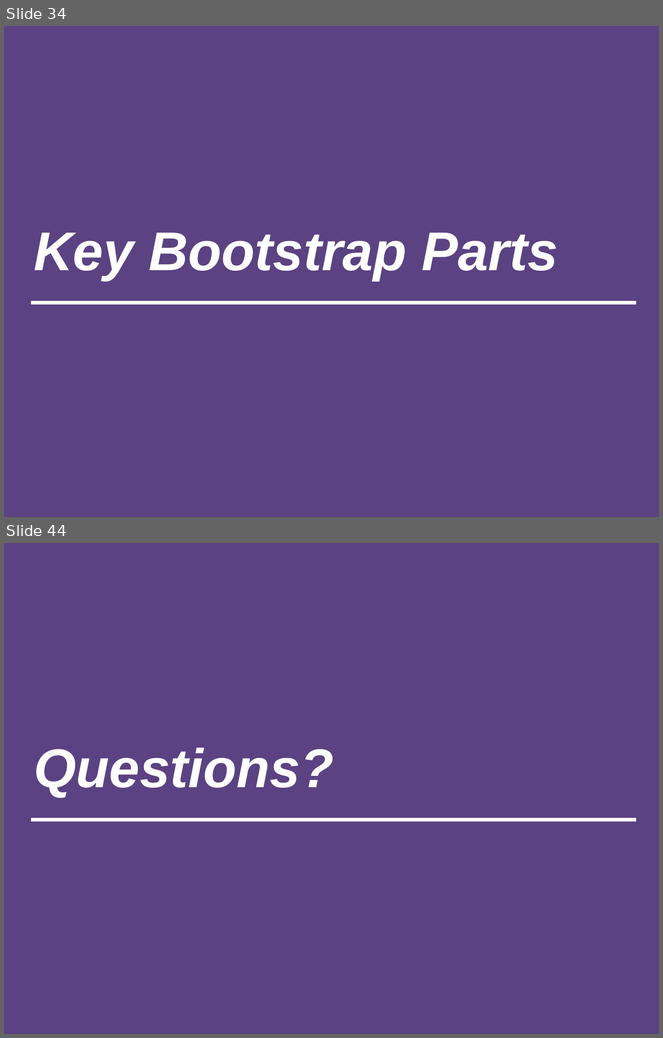
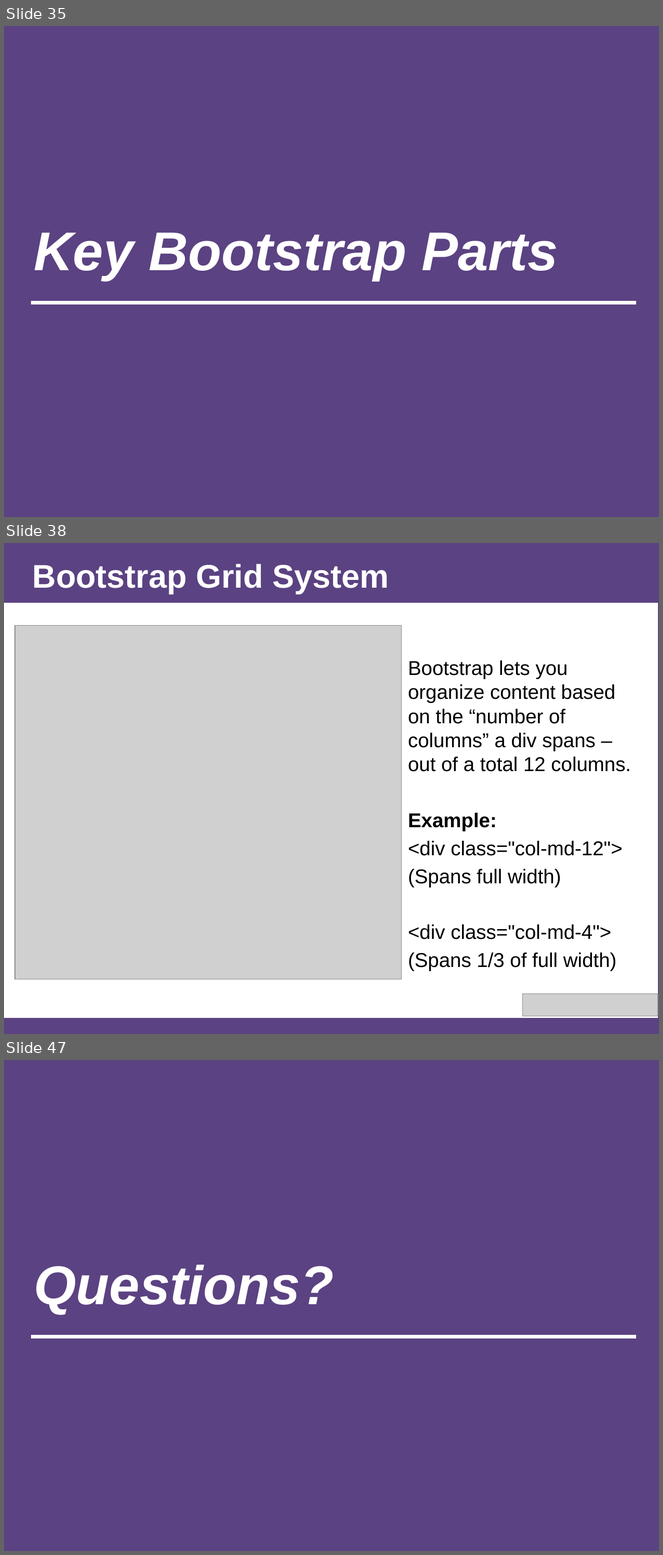
Before and after one commit to afhaque/Rice-DevChats-Bootstrap, a slide deck: slides/AHaque_Bootstrap-Presentation_1-24-15.pptx. Shown one above the other, each under a label of ours: slides 34 and 44 before the commit, slides 35, 38 and 47 after it; the slides between them are not shown. The pictures are 663x1038 and 663x1555 pixels, drawn with LibreOffice and Linux fonts; fonts in the diff are those of the drawing; grey boxes stand for pictures. Boxes give left, top, right and bottom in pixels: in the first picture for what was removed or moved away, otherwise in the second. Text is boxed around its words. In the diff, an @@ line names an element or a change of style, - is before the commit and + after.

```diff
--- a/slides/AHaque_Bootstrap-Presentation_1-24-15.pptx
+++ b/slides/AHaque_Bootstrap-Presentation_1-24-15.pptx
@@ slide 38 added at (4, 543, 659, 1034), background #5B4282 @@
@@ title added at (33, 564, 389, 593), 36 pt, text #FFFFFF, bold @@
+Bootstrap Grid System
@@ rectangle added at (4, 603, 658, 1018), fill #FFFFFF @@
@@ picture added at (15, 626, 402, 979) @@
@@ text added at (408, 661, 631, 971), 22 pt, text #000000 @@
+Bootstrap lets you organize content based on the “number of columns” a div spans – out of a total 12 columns.
+Example:
+<div class="col-md-12">
+(Spans full width)
+<div class="col-md-4">
+(Spans 1/3 of full width)
@@ picture added at (523, 994, 659, 1016) @@
@@ what was slide 34 is now slide 35 @@
@@ what was slide 44 is now slide 47 @@
```
Also in this commit, not shown: 6 slides changed, 8 other slides added, 6 slides removed, 2 other files.
